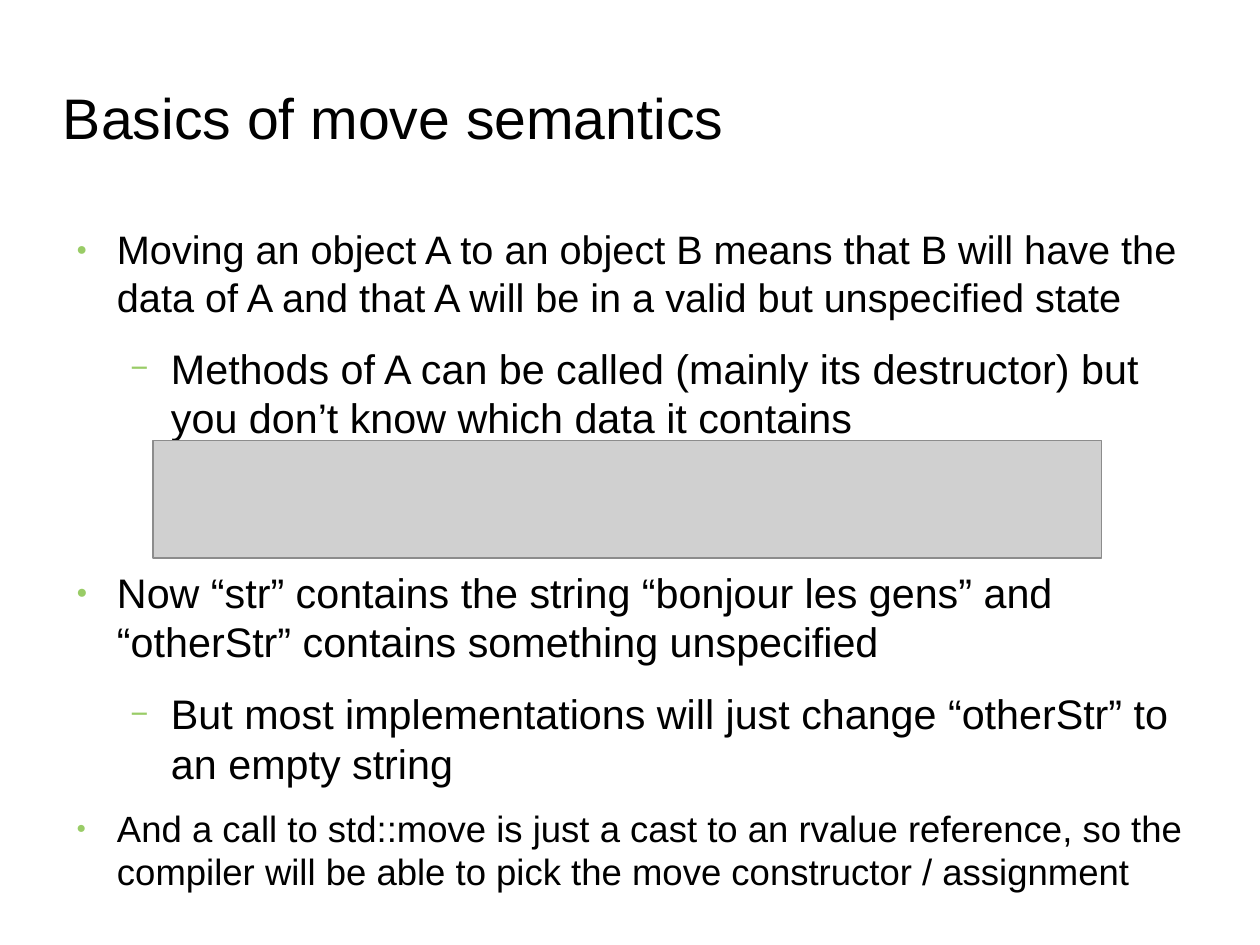
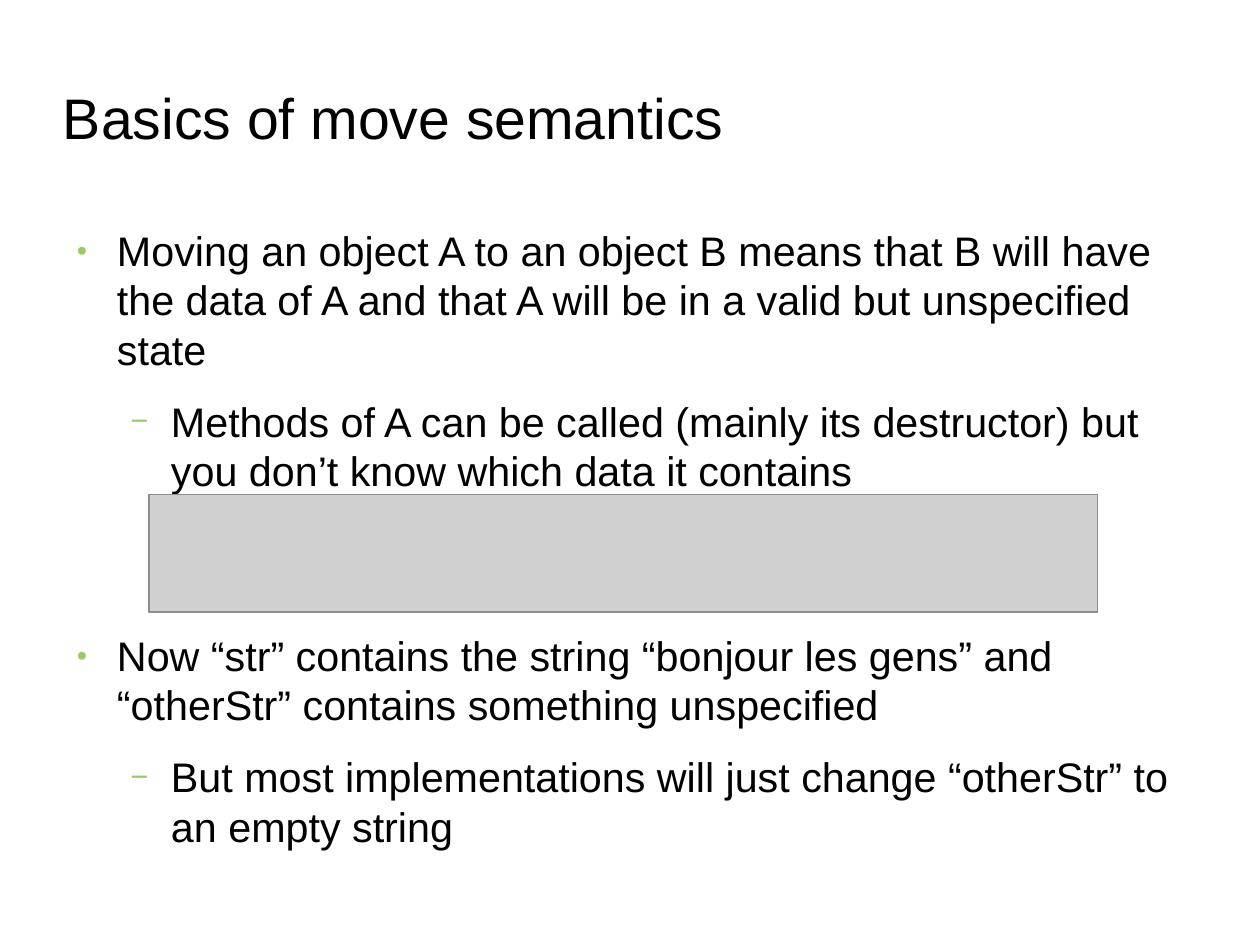
Before and after one commit to FranckRJ/CPP-trainings, a slide deck: slide 3 of traning-move.pt1.odp. Drawn at 1260x945 pixels with LibreOffice and Linux fonts; fonts in the diff are those of the drawing; grey boxes stand for pictures; background and template pictures are left out. Boxes give left, top, right and bottom in pixels: in the first picture for what was removed or moved away, otherwise in the second. Text is boxed around its words. In the diff, an @@ line names an element or a change of style, - is before the commit and + after.

```diff
--- a/traning-move.pt1.odp
+++ b/traning-move.pt1.odp
@@ text at <box>117,236,1151,366</box>: size 25 to 26 pt in "Moving an object A to an object ..." @@
@@ picture: place and size @@
-picture at <box>153,441,1102,559</box>
+picture at <box>149,495,1098,613</box>
@@ text "Now “str” contains the string ...": place and size @@
-text "Now “str” contains the string ..." at <box>117,578,1182,893</box>
+text "Now “str” contains the string ..." at <box>117,641,1168,850</box>
@@ text at <box>117,815,1182,893</box>: paragraph removed @@
-● And a call to std::move is just a cast to an rvalue reference, so the compiler will be able to pick the move constructor / assignment
```
Also in this commit, not shown: 2 other slides changed, 1 slide added, 2 other files.
